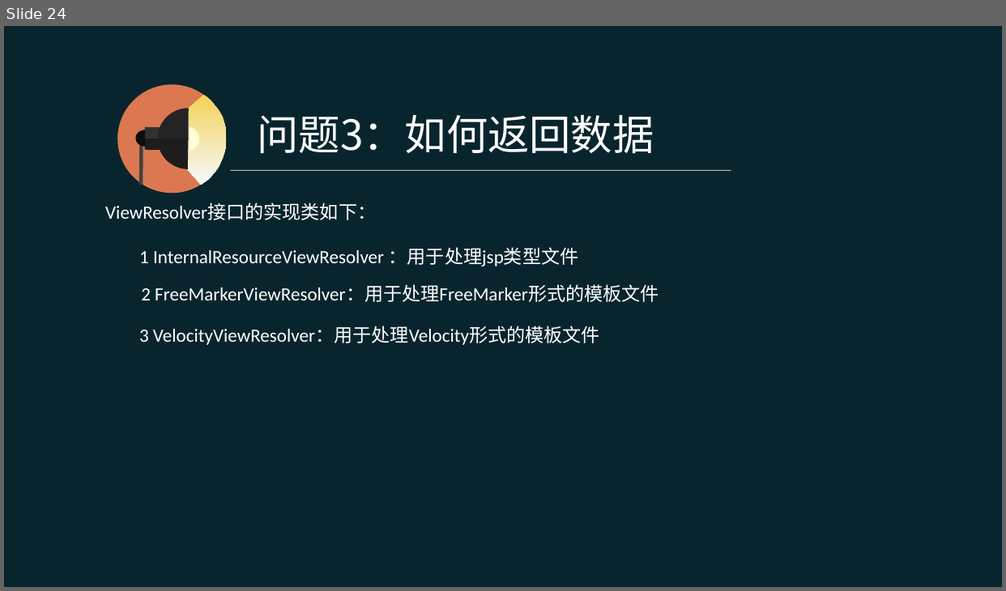
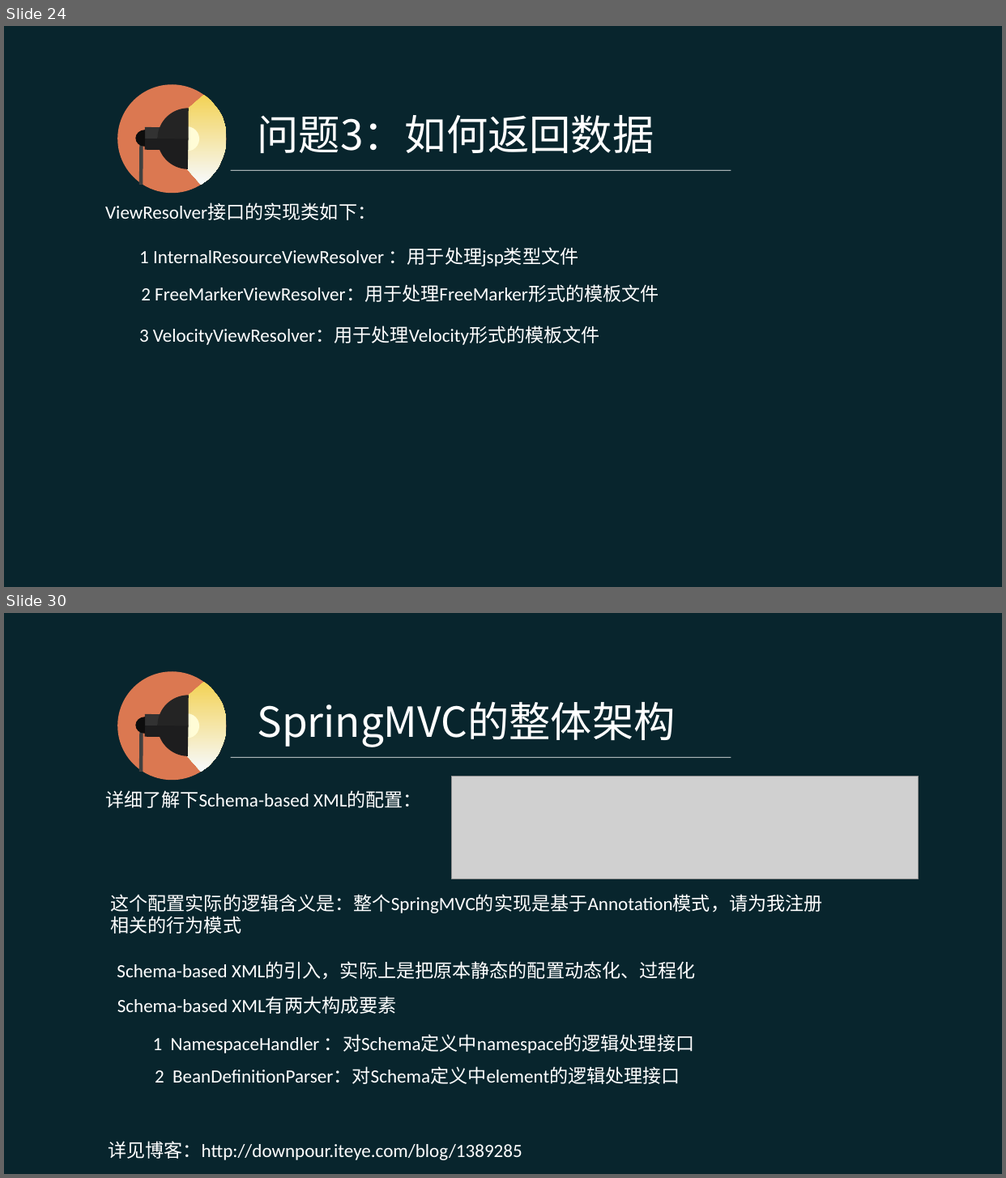
Before and after one commit to pingpangkuangmo/blog, a slide deck: 2015-4/SpringMVC的设计分享.ppt. Shown one above the other, each under a label of ours: slide 24 before the commit, slides 24 and 30 after it; the slides between them are not shown. The pictures are 1006x591 and 1006x1178 pixels, drawn with LibreOffice and Linux fonts; fonts in the diff are those of the drawing; grey boxes stand for pictures. Boxes give left, top, right and bottom in pixels: in the first picture for what was removed or moved away, otherwise in the second. Text is boxed around its words. In the diff, an @@ line names an element or a change of style, - is before the commit and + after.

Commit message:
SpringMVC ppt进行中

```diff
--- a/2015-4/SpringMVC的设计分享.ppt
+++ b/2015-4/SpringMVC的设计分享.ppt
@@ slide 30 added at (4, 613, 1002, 1174), background #08252D @@
@@ text added at (258, 702, 675, 747), 40 pt, text #FFFFFF @@
+SpringMVC的整体架构
@@ group added at (117, 671, 227, 781): 5 freeform shapes, 2 rectangles, 1 ellipse, 1 line @@
@@ line added from (231, 757) to (731, 757), #FFFFFF 0.51 pt @@
@@ picture added at (451, 776, 918, 879) @@
@@ text added at (105, 790, 422, 808), 18 pt, text #FFFFFF @@
+详细了解下Schema-based XML的配置：
@@ text added at (110, 894, 822, 934), 18 pt, text #FFFFFF @@
+这个配置实际的逻辑含义是：整个SpringMVC的实现是基于Annotation模式，请为我注册相关的行为模式
@@ text added at (117, 961, 696, 980), 18 pt, text #FFFFFF @@
+Schema-based XML的引入，实际上是把原本静态的配置动态化、过程化
@@ text added at (117, 997, 396, 1014), 18 pt, text #FFFFFF @@
+Schema-based XML有两大构成要素
@@ text added at (153, 1034, 694, 1054), 18 pt, text #FFFFFF @@
+1 NamespaceHandler ：对Schema定义中namespace的逻辑处理接口
@@ text added at (155, 1067, 680, 1084), 18 pt, text #FFFFFF @@
+2 BeanDefinitionParser：对Schema定义中element的逻辑处理接口
@@ text added at (108, 1141, 522, 1161), 18 pt, text #FFFFFF @@
+详见博客：http://downpour.iteye.com/blog/1389285
```
Also in this commit, not shown: 1 slide changed, 6 other slides added, 1 slide removed.
